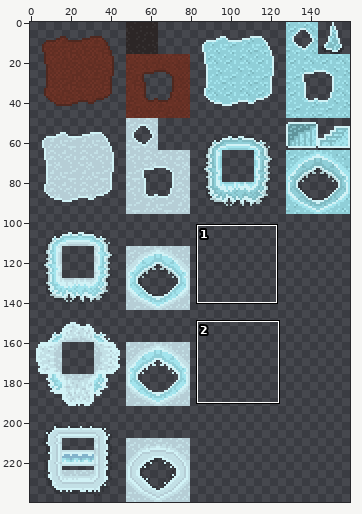
A sprite sheet gets an edit: graphics/terrain/mountain_clay.png. The picture above shows the old version from afar; the outline marks the close-up.
Close-up. Old version:
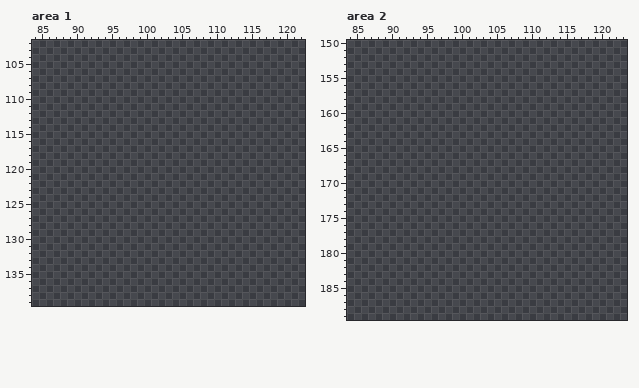
The file is 160x240 pixels. Colours within 5 levels of each other are drawn and written as one. Shown: area 1: x 84..122, y 102..139; area 2: x 84..123, y 150..189. The commit also changed other parts of the picture, which this record leaves out.
The same view after the edit:
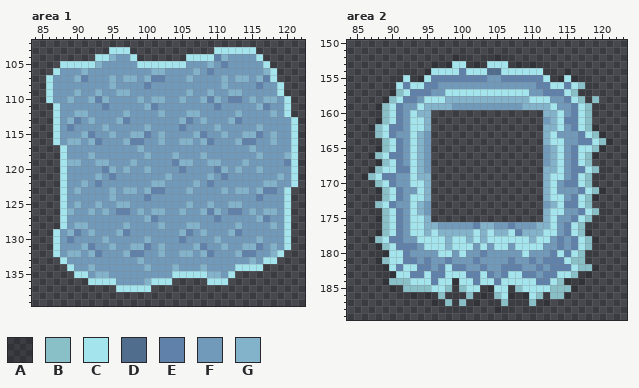
Palette (. is transparent): A #00000028  B #89c0c8  C #a3e4ed  D #516d8e  E #6081a9  F #719aba  G #82b3cb
Difference:
Changed rows in their new state; - is an unchanged pixel.
Area 1:
first column x 86:
103 ---------CCC------------CCCCCC------
104 -------CCGFFC-------CCCCEGFFFFC-----
105 --CCCCCGFFFFFCCCCCCCFFFGFEFFFFFC----
106 -CFFFGFFFFFFFFFGGFFFFGFEFFFFFFFGC---
107 CFFFGEFFFGFGGFGEEFFFGFFFFGFGGFGEC---
108 CFFFFFFFFGFFFFEFFFFFFFFFFGFFFFEFFC--
109 CFFFGFFGFFGGFFFFFFFFGFFGFFGGFFFFFC--
110 CFFGFFGEGFFFFGFGGFFGFFGEGFEEFGFGGFC-
111 -CFFFFFFEFFFFFGEFFFFFFFFEFFFFFGEFFC-
112 -CFFGGFFFFFGFFFFGFFFGGFFFFFGFFFFGFC-
113 -CFGEFGFFFGEFFFFFFFGEFGFFFGEFFFFFFFC
114 -CFEFFFFGFFFFFGFFFFEFFFFGFFFFFGFFFFC
115 -CFFFGEFFGFFGGEFGFFFFGEFFGFFGGEFGFFC
116 -CFGGFGEFFFGEEFFGFFGGFGEFFFGEEFFGFFC
117 --CFFFFFFFFFFGFFFFFFFFFFFFFFFGFFFFFC
118 --CFFFGFFFFFFFGFFFGFFFGFFFFFFFGFFFGC
119 --CGGFFGGFFFGFFFFFEGGFFGGFFFGFFFFFEC
120 --CFFFFFEGFGFFGFFFFEFFFFEGFGFFGFFFFC
121 --CFFFFGFEFFFFFFFGFFFFFGFEFFFFFFFGFC
122 --CFFGFEFFFFFFFGGFFFFGFEFFFFFFFGGFFC
123 --CFGFFFFGFGGFGEEFFFGFFFFGFGGFGEEFC-
124 --CFFFFFFGFFFFEFFFFFFFFFFFFFFFEFFFC-
125 --CFGFFGFFGGFFFFFFFFGFFGFFGGFFFFFFC-
126 --CGFFGFGFEEFGFGGFFGFFGEGFEEFGFGGFC-
127 --CFFFFFFFFFFFGEFFFFFFFFEFFFFFGEFFC-
128 --CFGGFFFFFGFFFFGFFFGGFFFFFGFFFFGFC-
129 -CFGEFGFFFGEFFFFFFFGEFGFFFGEFFFFFFC-
130 -CFEFFFFGFFFFFGFFFFEFFFFGFFFFFGFFFC-
131 -CFFFGEFFGFFGGEFGFFFFGEFFGFFGGEFGFC-
132 -CFGGFGEFFFGEEFFGFFGGFGEFFFGEEFFGC--
133 --CFFFFFFFFFFGFFFFFFFFFFFFFFFGFCC---
134 ---CFFGFFFFFFFGFFFGFFFGFFFFCCCC-----
135 ----CCFGGFFFFFFFFFCCCCCGGFC---------
136 ------CCCCFFFFGCCC-----CCC----------
137 ----------CCCCC---------------------
Area 2:
first column x 86:
152 -------------AA---AAA---------------
153 ----------AAACCAAACCCAAAAA----------
154 ------A--ACCCCECCCDDCCCCCCA--A------
155 -----ACAACEEEEEEEEFFEEEEEECAACAA----
156 ----ACECCEEFFFFFFFFFFFFFFEECCECBA---
157 ----ABCEEEFFCCCCCCCCCCCCFFEEECBA----
158 ---ABCEEFCCCGGGGGGGGGGGGCCCFFECBAB--
159 --ABCEFFCGGGGFFFFFFFFFFGGGGCFFECBA--
160 --ABCEFCGG----------------GGCFECB---
161 --ABCEFCCG----------------FGCEECB---
162 -ABCEEFCCG----------------GGCFECBA--
163 -ABCEFFCGF----------------GCFFFECBA-
164 --ABCEFCGF----------------GCCFFEECBA
165 --ABCEFCGF----------------FGCFECCBA-
166 -ABCEEFCGF----------------FGCFECBA--
167 --ABCEFCGF----------------FGCFECB---
168 -ABCCEECGF----------------GGCFEECBA-
169 ABCEEFFCGG----------------GCCFECBA--
170 --BCEFFCCG----------------GCFEECB---
171 --ABCEFFCG----------------GCFFFECBA-
172 --ABCEFCCG----------------GCCFECBA--
173 -ABCEFFCGF----------------FGCEECB---
174 --ABCEFCGF----------------GCCFFECBA-
175 --ABCEFCCG----------------GCFFECBA--
176 --ABCEFCCGGFFFFFEGGFFEFFFGGCFECBA---
177 --ABCEFCCGCGGGGGCGCGGCEGGGCCFECBA---
178 -ABCEEFFCCCCGCCGCGCCCCCCGCCFEFECBA--
179 --ABCEEEFCCCGCCCFCFCCFCCCCFFEFECBA--
180 --AACCEFFFFCCFCFFEFFFFFCFFFECECBA---
181 --ABCCEEFEFFEFFFEFFFFEFFEFEEECBB----
182 --AACECCEEFECEEFFEFFEEEFFEFEEECBBA--
183 ---AACCEECEECCCEECEFECCEEFEECCBAA---
184 ---ABBBCCCECCACCECCECCCCCEECBAAA----
185 ----AABBBBCCBABCCAACCABCCCCBBBA-----
186 ------AAAAABA-ABAAABCAAACBABBA------
187 ----------AABABAA--ABA-ABAA---------
188 ------------A-A----AA---A-----------
Changed places in both close-ups, as pixel boxes (x1, y1, x2, y2):
added: (46, 47, 298, 292)
added: (361, 54, 613, 313)
